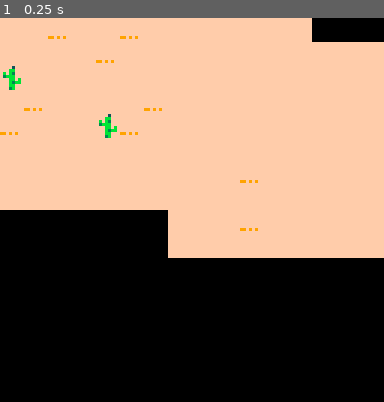
Above: before the commit, frame 1.
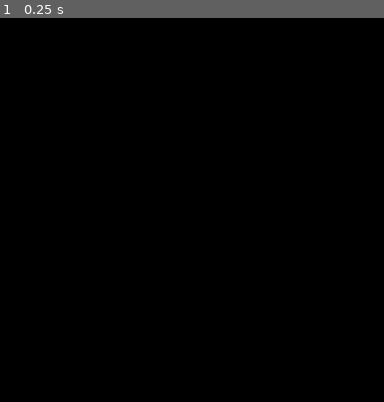
Above: after the commit, the same moment.

Repository: adatechschool/projet-collectif-pico-8-girls_space
Game: PICO-8 cartridge odysee_zephyria.p8
Two runs of this game, one before a commit and one after it. Both use one fixed random seed, a clock stepped at 60 frames per second and the inputs below.
Inputs:
- Up to frame 1 (0.25 s): no input

The runs differ from the first frame. In frame 1, 56% of the frame differs, in the area x 0-100%, y 0-63%.

Commit message:
Map 01 Glaciale

Diff:
--- a/odysee_zephyria.p8
+++ b/odysee_zephyria.p8
@@ -44,36 +44,61 @@
 
 
 
+…(25 lines of a section not shown)…
 __map__
-0202010202010202020202020200000000000000000000000000000000000001000000000000000000000000000000000000000000000000000000000000000000000000000000000000000000000000000000000000000000000000000000000000000000000000000000000000000000000000000000000000000000000000
-0202020201020202020202020202020202020202020202020202020202020202000000000000000000000000000000000000000000000000000000000000000000000000000000000000000000000000000000000000000000000000000000000000000000000000000000000000000000000000000000000000000000000000
-0302020202020202020202020202020202020202020202020202020202020202000000000000000000000000000000000000000000000000000000000000000000000000000000000000000000000000000000000000000000000000000000000000000000000000000000000000000000000000000000000000000000000000
-0201020202020102020202020202020202020202020202020202020202020202000000000000000000000000000000000000000000000000000000000000000000000000000000000000000000000000000000000000000000000000000000000000000000000000000000000000000000000000000000000000000000000000
-0102020203010202020202020202020202020202020202020202020202020202000000000000000000000000000000000000000000000000000000000000000000000000000000000000000000000000000000000000000000000000000000000000000000000000000000000000000000000000000000000000000000000000
-0202020202020202020202020202020202020202020202020202020202020202000000000000000000000000000000000000000000000000000000000000000000000000000000000000000000000000000000000000000000000000000000000000000000000000000000000000000000000000000000000000000000000000
-0202020202020202020201020202020202020202020202020202020202020202000000000000000000000000000000000000000000000000000000000000000000000000000000000000000000000000000000000000000000000000000000000000000000000000000000000000000000000000000000000000000000000000
-0202020202020202020202020202020202020202020202020202020202020202000000000000000000000000000000000000000000000000000000000000000000000000000000000000000000000000000000000000000000000000000000000000000000000000000000000000000000000000000000000000000000000000
-0000000000000002020201020202020202020202020202020202020202020202000000000000000000000000000000000000000000000000000000000000000000000000000000000000000000000000000000000000000000000000000000000000000000000000000000000000000000000000000000000000000000000000
-0000000000000002020202020202020202020202020202020202020202020202000000000000000000000000000000000000000000000000000000000000000000000000000000000000000000000000000000000000000000000000000000000000000000000000000000000000000000000000000000000000000000000000
-0000000000000000000000000000000000000000000000000000000000000001000000000000000000000000000000000000000000000000000000000000000000000000000000000000000000000000000000000000000000000000000000000000000000000000000000000000000000000000000000000000000000000000
-0000000000000000000000000000000000000000000000000000000000000001000000000000000000000000000000000000000000000000000000000000000000000000000000000000000000000000000000000000000000000000000000000000000000000000000000000000000000000000000000000000000000000000
-0000000000000000000000000000000000000000000000000000000000020201000000000000000000000000000000000000000000000000000000000000000000000000000000000000000000000000000000000000000000000000000000000000000000000000000000000000000000000000000000000000000000000000
-0000000000000000000000000000000000000000000000000000000000000201000000000000000000000000000000000000000000000000000000000000000000000000000000000000000000000000000000000000000000000000000000000000000000000000000000000000000000000000000000000000000000000000
-0000000000000000000000000000000000000000000000000000000000000201000000000000000000000000000000000000000000000000000000000000000000000000000000000000000000000000000000000000000000000000000000000000000000000000000000000000000000000000000000000000000000000000
-0000000000000000000000000000000000000000000000000000000000000001000000000000000000000000000000000000000000000000000000000000000000000000000000000000000000000000000000000000000000000000000000000000000000000000000000000000000000000000000000000000000000000000
-0000000000000000000000000000000000000000000000000000000000000000000000000000000000000000000000000000000000000000000000000000000000000000000000000000000000000000000000000000000000000000000000000000000000000000000000000000000000000000000000000000000000000000
-0000000000000000000000000000000000000000000000000000000000000000000000000000000000000000000000000000000000000000000000000000000000000000000000000000000000000000000000000000000000000000000000000000000000000000000000000000000000000000000000000000000000000000
-0000000000000000000000000000000000000000000000000000000000000000000000000000000000000000000000000000000000000000000000000000000000000000000000000000000000000000000000000000000000000000000000000000000000000000000000000000000000000000000000000000000000000000
-0000000000000000000000000000000000000000000000000000000000000000000000000000000000000000000000000000000000000000000000000000000000000000000000000000000000000000000000000000000000000000000000000000000000000000000000000000000000000000000000000000000000000000
-0000000000000000000000000000000000000000000000000000000000000000000000000000000000000000000000000000000000000000000000000000000000000000000000000000000000000000000000000000000000000000000000000000000000000000000000000000000000000000000000000000000000000000
-0000000000000000000000000000000000000000000000000000000000000000000000000000000000000000000000000000000000000000000000000000000000000000000000000000000000000000000000000000000000000000000000000000000000000000000000000000000000000000000000000000000000000000
-0000000000000000000000000000000000000000000000000000000000000000000000000000000000000000000000000000000000000000000000000000000000000000000000000000000000000000000000000000000000000000000000000000000000000000000000000000000000000000000000000000000000000000
-0000000000000000000000000000000000000000000000000000000000000000000000000000000000000000000000000000000000000000000000000000000000000000000000000000000000000000000000000000000000000000000000000000000000000000000000000000000000000000000000000000000000000000
-0000000000000000000000000000000000000000000000000000000000000000000000000000000000000000000000000000000000000000000000000000000000000000000000000000000000000000000000000000000000000000000000000000000000000000000000000000000000000000000000000000000000000000
-0000000000000000000000000000000000000000000000000000000000000000000000000000000000000000000000000000000000000000000000000000000000000000000000000000000000000000000000000000000000000000000000000000000000000000000000000000000000000000000000000000000000000000
-0000000000000000000000000000000000000000000000000000000000000000000000000000000000000000000000000000000000000000000000000000000000000000000000000000000000000000000000000000000000000000000000000000000000000000000000000000000000000000000000000000000000000000
-0000000000000000000000000000000000000000000000000000000000000000000000000000000000000000000000000000000000000000000000000000000000000000000000000000000000000000000000000000000000000000000000000000000000000000000000000000000000000000000000000000000000000000
-0000000000000000000000000000000000000000000000000000000000000000000000000000000000000000000000000000000000000000000000000000000000000000000000000000000000000000000000000000000000000000000000000000000000000000000000000000000000000000000000000000000000000000
-0000000000000000000000000000000000000000000000000000000000000000000000000000000000000000000000000000000000000000000000000000000000000000000000000000000000000000000000000000000000000000000000000000000000000000000000000000000000000000000000000000000000000000
-0000000000000000000000000000000000000000000000000000000000000000000000000000000000000000000000000000000000000000000000000000000000000000000000000000000000000000000000000000000000000000000000000000000000000000000000000000000000000000000000000000000000000000
-0100000000000000000000000000000000000000000000000000000000000000000000000000000000000000000000000000000000000000000000000000000000000000000000000000000000000000000000000000000000000000000000000000000000000000000000000000000000000000000000000000000000000000
+0000000000000000000000000000000000000000000000000000000000000000484848484848484848484848484848484848484848414748484848484848484800000000000000000000000000000000000000000000000000000000000000000000000000000000000000000000000000000000000000000000000000000000
+0000000000000000000000000000000000000000000000000000000000000000484848484848484848484844484848424848484848474748484848474a47484800000000000000000000000000000000000000000000000000000000000000000000000000000000000000000000000000000000000000000000000000000000
+0000000000000000000000000000000000000000000000000000000000000000484844484846484848464848464848484848484848484747484847474747484800000000000000000000000000000000000000000000000000000000000000000000000000000000000000000000000000000000000000000000000000000000
+0000000000000000000000000000000000000000000000000000000000000000484148444845484448454848454848474b424b4b424b4747474747484748484800000000000000000000000000000000000000000000000000000000000000000000000000000000000000000000000000000000000000000000000000000000
+0000000000000000000000000000000000000000000000000000000000000000414141484848484848484847504f48474848484848484847474848484747484800000000000000000000000000000000000000000000000000000000000000000000000000000000000000000000000000000000000000000000000000000000
+00000000000000000000000000000000000000000000000000000000000000004741414748444844484848474747484747484648484c4848474848484747474800000000000000000000000000000000000000000000000000000000000000000000000000000000000000000000000000000000000000000000000000000000
+000000000000000000000000000000000000000000000000000000000000000048474742484848484844484545454847474848484648484847484848474e4d4800000000000000000000000000000000000000000000000000000000000000000000000000000000000000000000000000000000000000000000000000000000
+0000000000000000000000000000000000000000000000000000000000000000484648484848464848484c48484847474846424246484847474848484848484800000000000000000000000000000000000000000000000000000000000000000000000000000000000000000000000000000000000000000000000000000000
+00000000000000000000000000000000000000000000000000000000000000004845484c4848454848484848484747484845424242484747484848484748484800000000000000000000000000000000000000000000000000000000000000000000000000000000000000000000000000000000000000000000000000000000
+0000000000000000000000000000000000000000000000000000000000000000484848484848484848484847474747484c48484848474748484847474747484800000000000000000000000000000000000000000000000000000000000000000000000000000000000000000000000000000000000000000000000000000000
+0000000000000000000000000000000000000000000000000000000000000000474747474747474747474747474748484848474747474848484747494949474800000000000000000000000000000000000000000000000000000000000000000000000000000000000000000000000000000000000000000000000000000000
+0000000000000000000000000000000000000000000000000000000000000000474741474747474747474747484848484747474748484348474749494949494700000000000000000000000000000000000000000000000000000000000000000000000000000000000000000000000000000000000000000000000000000000
+0000000000000000000000000000000000000000000000000000000000000000474747474747474747474747484747474748484648464848484848424848484800000000000000000000000000000000000000000000000000000000000000000000000000000000000000000000000000000000000000000000000000000000
+00000000000000000000000000000000000000000000000000000000000000004848484848484848484848484847474e4d48484548454747474748484448464800000000000000000000000000000000000000000000000000000000000000000000000000000000000000000000000000000000000000000000000000000000
+0000000000000000000000000000000000000000000000000000000000000000484848484848484848484847474747484848474747474740404a47484844454800000000000000000000000000000000000000000000000000000000000000000000000000000000000000000000000000000000000000000000000000000000
+0000000000000000000000000000000000000000000000000000000000000000484848474748484747474747474748484847474747474740404047484848484800000000000000000000000000000000000000000000000000000000000000000000000000000000000000000000000000000000000000000000000000000000
+0000000000000000000000000000000000000000000000000000000000000000484848474748484747484848484848484747474747474040474747474848444800000000000000000000000000000000000000000000000000000000000000000000000000000000000000000000000000000000000000000000000000000000
+0000000000000000000000000000000000000000000000000000000000000000484848404048484747484848484847474747474740404040404747474748484600000000000000000000000000000000000000000000000000000000000000000000000000000000000000000000000000000000000000000000000000000000
+000000000000000000000000000000000000000000000000000000000000000048404049494748474748484848474748484947474047474740404747414c484500000000000000000000000000000000000000000000000000000000000000000000000000000000000000000000000000000000000000000000000000000000
+0000000000000000000000000000000000000000000000000000000000000000474049494947484747484848484748434849404740474747474040474141484800000000000000000000000000000000000000000000000000000000000000000000000000000000000000000000000000000000000000000000000000000000
+0000000000000000000000000000000000000000000000000000000000000000474747474740484747484847474749494940404740404040474740474141414c00000000000000000000000000000000000000000000000000000000000000000000000000000000000000000000000000000000000000000000000000000000
+0000000000000000000000000000000000000000000000000000000000000000494949494949484747484847474747404040474747474040474740474747474c00000000000000000000000000000000000000000000000000000000000000000000000000000000000000000000000000000000000000000000000000000000
+0000000000000000000000000000000000000000000000000000000000000000494949494943484747484847474040404740404040474040474740404747474700000000000000000000000000000000000000000000000000000000000000000000000000000000000000000000000000000000000000000000000000000000
+0000000000000000000000000000000000000000000000000000000000000000494949494948484747484747474040474747474740474040474747404747474700000000000000000000000000000000000000000000000000000000000000000000000000000000000000000000000000000000000000000000000000000000
+0000000000000000000000000000000000000000000000000000000000000000484848494948484747484747474740474740404040474040404040404747404000000000000000000000000000000000000000000000000000000000000000000000000000000000000000000000000000000000000000000000000000000000
+0000000000000000000000000000000000000000000000000000000000000000484848484848484747404040404040474e4d4040474740404e4d40404040404700000000000000000000000000000000000000000000000000000000000000000000000000000000000000000000000000000000000000000000000000000000
+00000000000000000000000000000000000000000000000000000000000000004848484848474847474e4d40404040474740404040404040474740474747474700000000000000000000000000000000000000000000000000000000000000000000000000000000000000000000000000000000000000000000000000000000
+0000000000000000000000000000000000000000000000000000000000000000484848484147484848474747474040404747474747474747474040404040474700000000000000000000000000000000000000000000000000000000000000000000000000000000000000000000000000000000000000000000000000000000
+000000000000000000000000000000000000000000000000000000000000000048484647474747484847474747404040404a474747474747474747404041474700000000000000000000000000000000000000000000000000000000000000000000000000000000000000000000000000000000000000000000000000000000
+0000000000000000000000000000000000000000000000000000000000000000484845494949494848484848484848484848484848484848484848484848484800000000000000000000000000000000000000000000000000000000000000000000000000000000000000000000000000000000000000000000000000000000
+0000000000000000000000000000000000000000000000000000000000000000484848454949454c48484848484848484848484848484848484848484848484800000000000000000000000000000000000000000000000000000000000000000000000000000000000000000000000000000000000000000000000000000000
+0100000000000000000000000000000000000000000000000000000000000000484848484545484848484848484848484848484848484848484848484848484800000000000000000000000000000000000000000000000000000000000000000000000000000000000000000000000000000000000000000000000000000000
Not shown, changed: 25 lines of the sprite sheet (__gfx__) section of odysee_zephyria.p8
